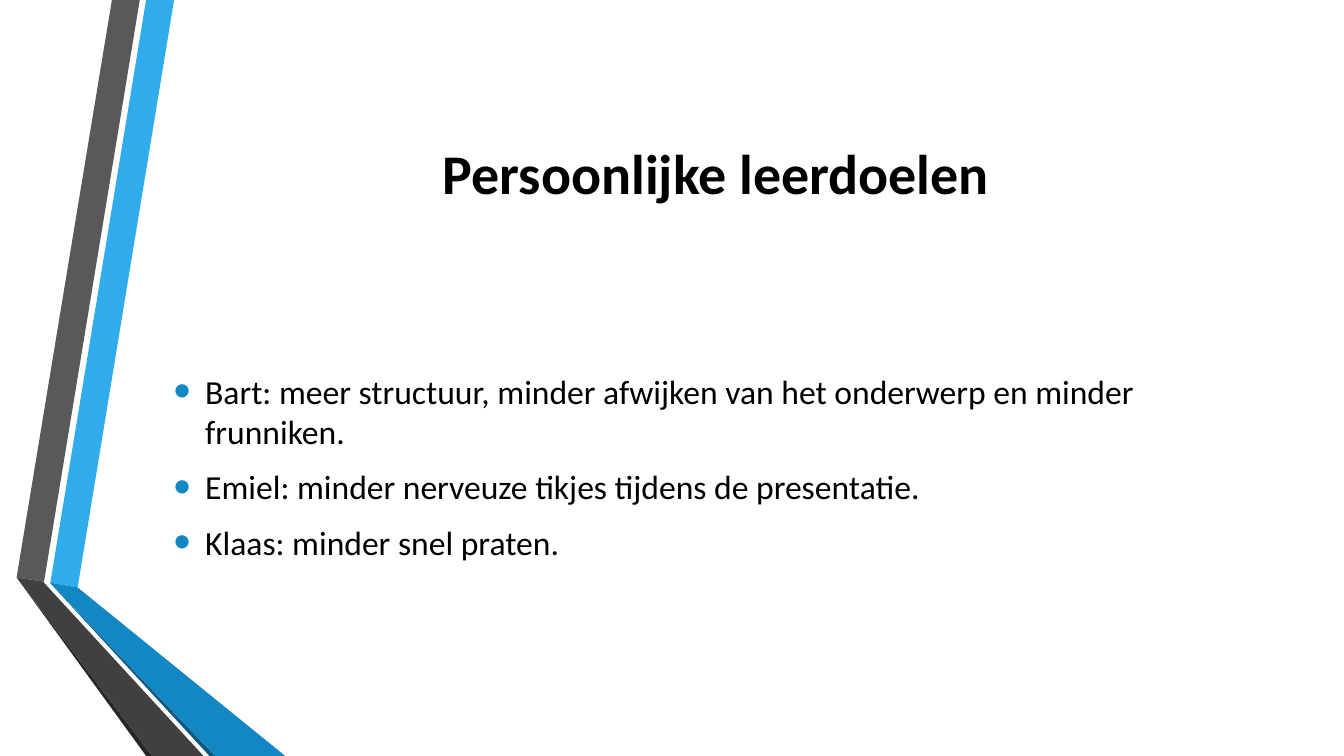
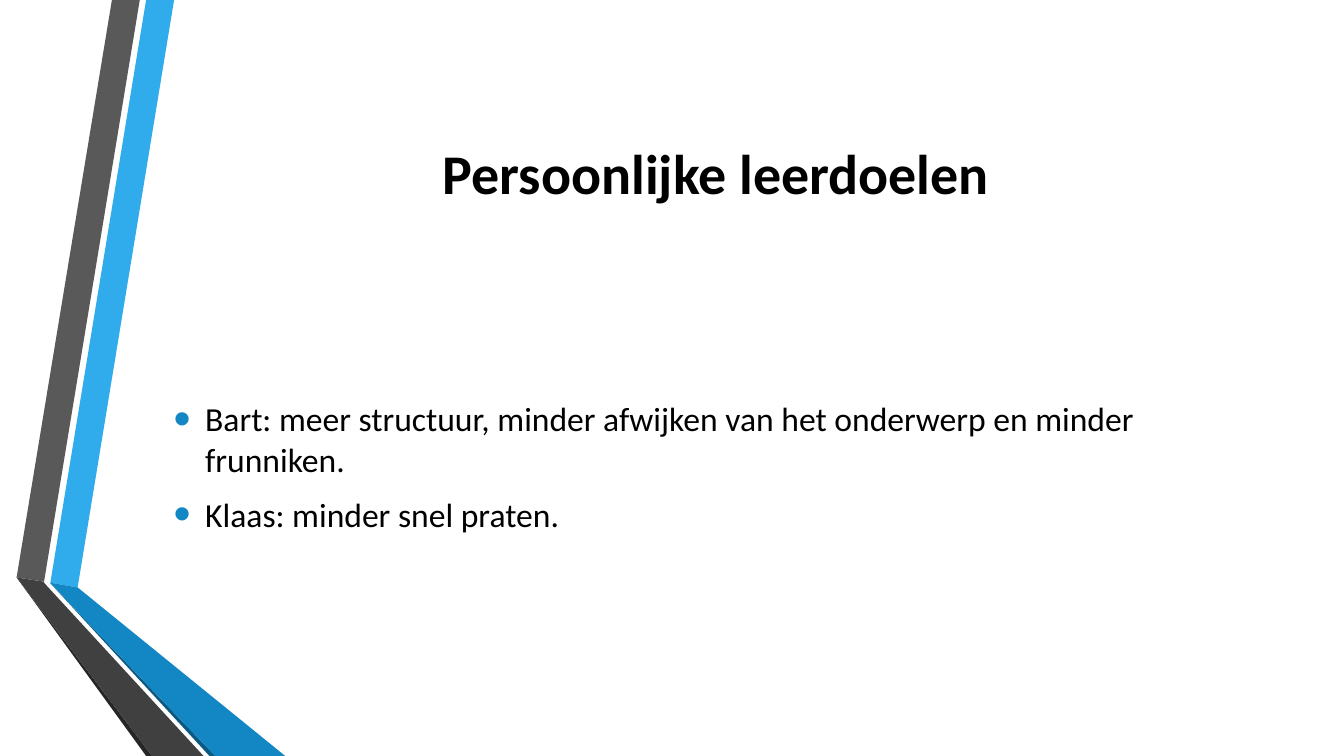
Before and after one commit to KlaasvdLinden/ESD-presentatie, a slide deck: slide 3 of ESD Presentatie RealTimeClock.pptx. Drawn at 1344x756 pixels with LibreOffice and Linux fonts; fonts in the diff are those of the drawing; background and template pictures are left out. Boxes give left, top, right and bottom in pixels: in the first picture for what was removed or moved away, otherwise in the second. Text is boxed around its words. In the diff, an @@ line names an element or a change of style, - is before the commit and + after.

```diff
--- a/ESD Presentatie RealTimeClock.pptx
+++ b/ESD Presentatie RealTimeClock.pptx
@@ text at (x1=205, y1=475, x2=919, y2=505): paragraph removed @@
-• Emiel: minder nerveuze tikjes tijdens de presentatie.
```
Also in this commit, not shown: 2 other slides changed, 1 other file.
